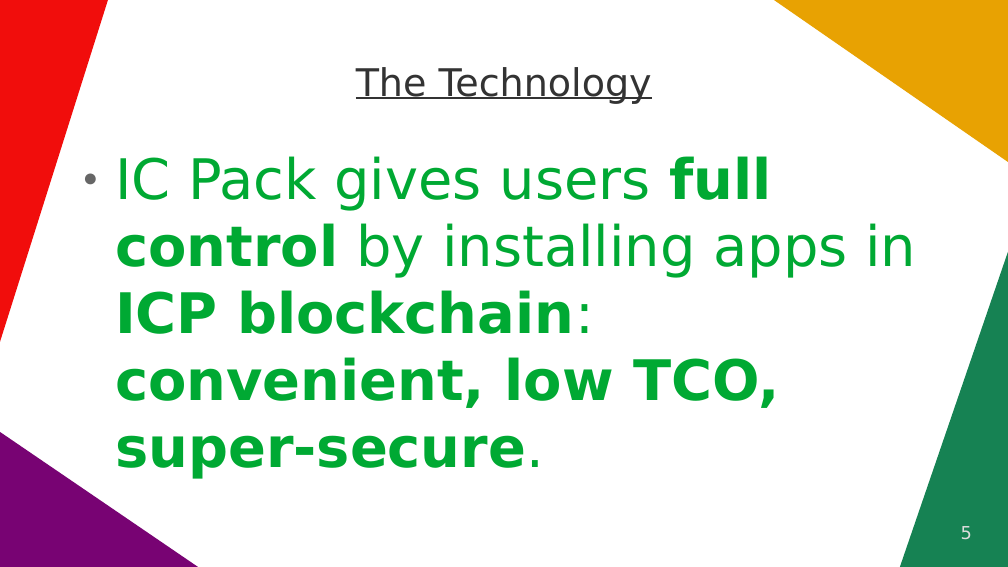
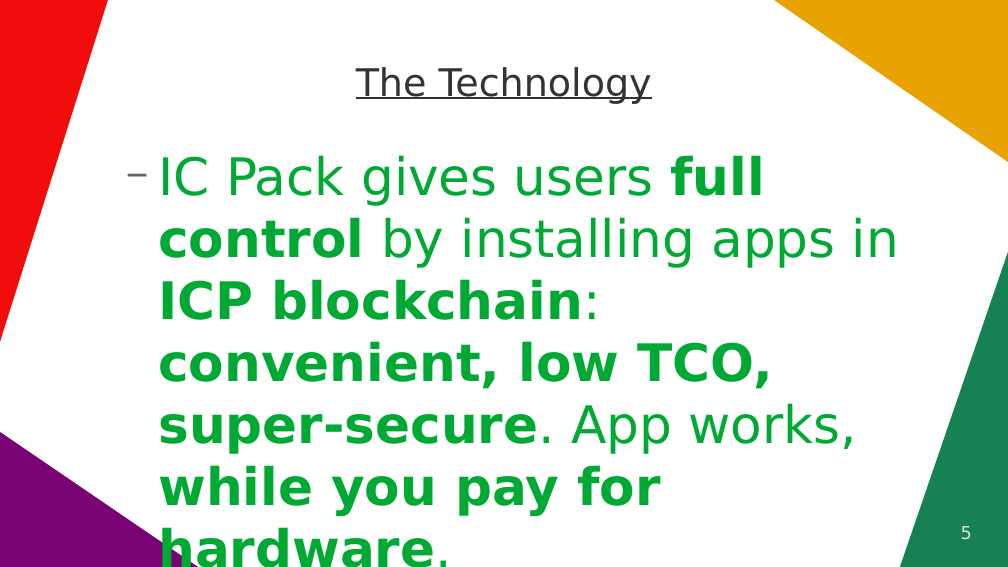
Before and after one commit to vporton/icp-package-manager, a slide deck: slide 5 of docs/short-pitchdeck.odp. Drawn at 1008x567 pixels with LibreOffice and Linux fonts; fonts in the diff are those of the drawing. Boxes give left, top, right and bottom in pixels: in the first picture for what was removed or moved away, otherwise in the second. Text is boxed around its words. In the diff, an @@ line names an element or a change of style, - is before the commit and + after.

```diff
--- a/docs/short-pitchdeck.odp
+++ b/docs/short-pitchdeck.odp
@@ text at <box>158,155,899,516</box>: text changed; size 44 to 40.7 pt @@
-● IC Pack gives users full control by installing apps in ICP blockchain: convenient, low TCO, super-secure.
+  − IC Pack gives users full control by installing apps in ICP blockchain: convenient, low TCO, super-secure. App works, while you pay for hardware.
```
Also in this commit, not shown: 1 other slide changed, 5 other files.
